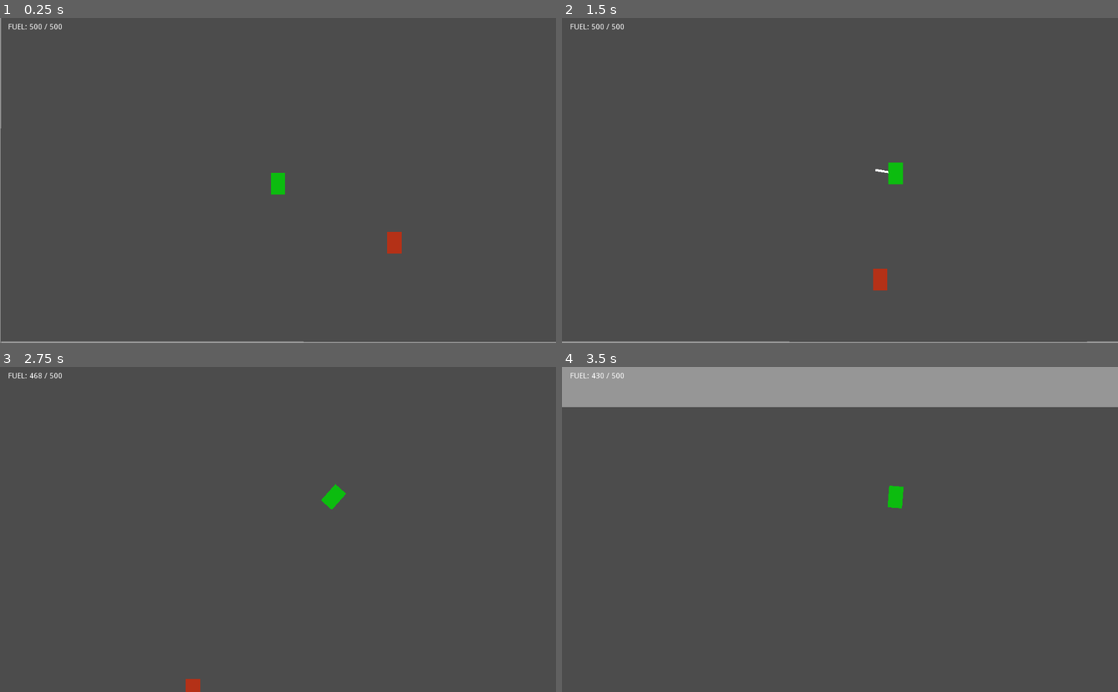
Above: before the commit, frames 1-4 (two rows, left to right).
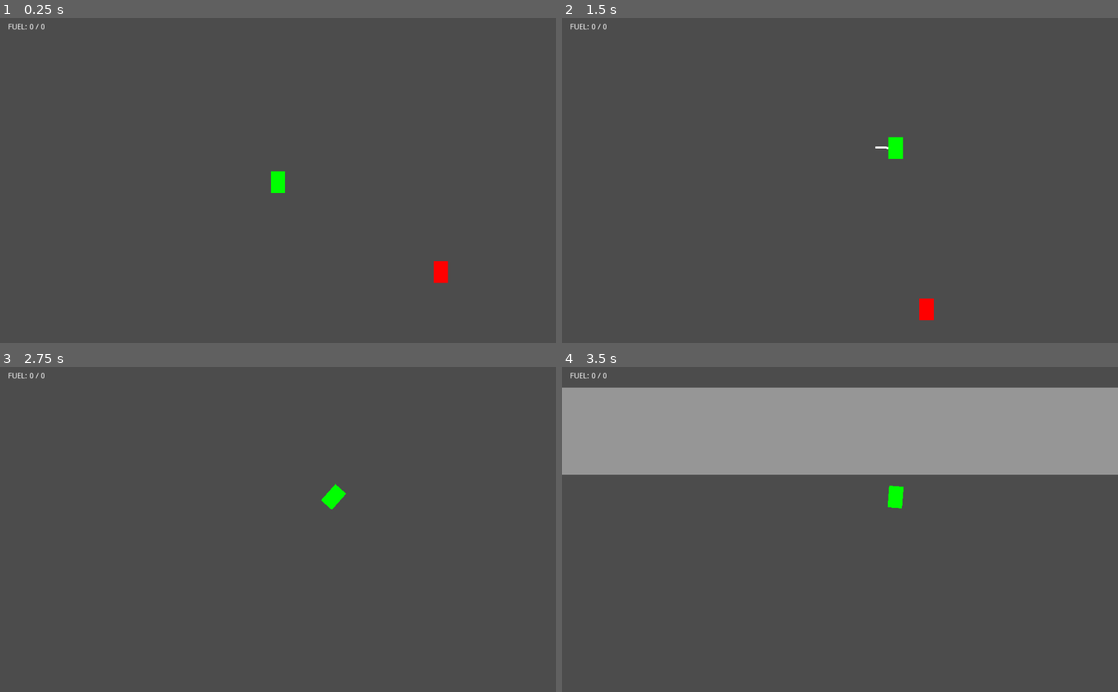
Above: after the commit, the same moments.

Repository: deengames/abu-hamid-x
Game: Godot game, scene res://prototype/Main.tscn
The game is run twice, just before and just after one commit, with the same random seed, the same clock (stepped at 60 frames per second) and the same inputs.
Inputs (mouse positions are in pixels of both pictures, inside the frame that each line leads up to):
- Up to frame 1 (0.25 s): no input
- Up to frame 2 (1.5 s): move the mouse to (962, 164) at 0.52 s; hold D (move_right) 0.53-1.28 s; click (962, 164) at 0.6 s; tap Space (jump) at 0.77 s; move the mouse to (728, 196) at 1.27 s; hold S (move_down) from 1.28 s (still down); tap Shift (boost) at 1.35 s; click (728, 196) at 1.42 s
- Up to frame 3 (2.75 s): tap Space (jump) at 1.52 s; move the mouse to (333, 458) at 2.02 s; release S (move_down) at 2.03 s; hold D (move_right) from 2.03 s (still down); tap Ctrl (toggle_jetpack) at 2.1 s; click (333, 458) at 2.17 s
- Up to frame 4 (3.5 s): move the mouse to (812, 594) at 2.77 s; release D (move_right) at 2.78 s; hold W (move_up) from 2.78 s (still down); tap E at 2.85 s; click (812, 594) at 2.92 s; tap Space (jump) at 3.02 s

The runs differ from the first frame. In frame 1, 1.2% of the frame differs, in the area x 0-100%, y 0-100%; in frame 2, 1.3%; in frame 3, 0.3%; in frame 4, 27%, in the area x 0-100%, y 0-44%.

Commit message:
Extracted character superclass

Diff:
--- /dev/null
+++ b/prototype/Character.gd
@@ -0,0 +1,5 @@
+extends RigidBody2D
+
+export (int) var max_health = 10
+
+var health = max_health
--- /dev/null
+++ b/prototype/Character.tscn
@@ -0,0 +1,47 @@
+[gd_scene load_steps=2 format=2]
+
+[ext_resource path="res://prototype/Character.gd" type="Script" id=1]
+
+[node name="Character" type="RigidBody2D"]
+
+input_pickable = false
+collision_layer = 1
+collision_mask = 1
+mode = 2
+mass = 1.0
+friction = 1.0
+bounce = 0.0
+gravity_scale = 1.0
+custom_integrator = false
+continuous_cd = 0
+contacts_reported = 0
+contact_monitor = false
+sleeping = false
+can_sleep = true
+linear_velocity = Vector2( 0, 0 )
+linear_damp = -1.0
+angular_velocity = 0.0
+angular_damp = -1.0
+script = ExtResource( 1 )
+max_health = 10
+
+[node name="Collision" type="CollisionShape2D" parent="." index="0"]
+
+[node name="ColorBox" type="ColorRect" parent="." index="1"]
+
+anchor_left = 0.0
+anchor_top = 0.0
+anchor_right = 0.0
+anchor_bottom = 0.0
+margin_left = -20.0
+margin_top = -20.0
+margin_right = 20.0
+margin_bottom = 20.0
+rect_pivot_offset = Vector2( 0, 0 )
+rect_clip_content = false
+mouse_filter = 0
+mouse_default_cursor_shape = 0
+size_flags_horizontal = 1
+size_flags_vertical = 1
+color = Color( 1, 1, 1, 1 )
+_sections_unfolded = [ "Rect" ]
--- a/prototype/Enemy.tscn
+++ b/prototype/Enemy.tscn
@@ -1,50 +1,22 @@
-[gd_scene load_steps=2 format=2]
+[gd_scene load_steps=3 format=2]
+
+[ext_resource path="res://prototype/Character.tscn" type="PackedScene" id=1]
 
 [sub_resource type="RectangleShape2D" id=1]
 
 custom_solver_bias = 0.0
 extents = Vector2( 20, 30 )
 
-[node name="Enemy" type="RigidBody2D" index="0"]
+[node name="Enemy" instance=ExtResource( 1 )]
 
-input_pickable = false
 collision_layer = 3
-collision_mask = 1
-mode = 2
-mass = 1.0
-friction = 1.0
-bounce = 0.0
-gravity_scale = 1.0
-custom_integrator = false
-continuous_cd = 0
-contacts_reported = 0
-contact_monitor = false
-sleeping = false
-can_sleep = true
-linear_velocity = Vector2( 0, 0 )
-linear_damp = -1.0
-angular_velocity = 0.0
-angular_damp = -1.0
-_sections_unfolded = [ "Collision" ]
 
-[node name="CollisionShape2D" type="CollisionShape2D" parent="." index="0"]
+[node name="Collision" parent="." index="0"]
 
 shape = SubResource( 1 )
 
-[node name="ColorRect" type="ColorRect" parent="." index="1"]
+[node name="ColorBox" parent="." index="1"]
 
-anchor_left = 0.0
-anchor_top = 0.0
-anchor_right = 0.0
-anchor_bottom = 0.0
-margin_left = -20.0
 margin_top = -30.0
-margin_right = 20.0
 margin_bottom = 30.0
-rect_pivot_offset = Vector2( 0, 0 )
-rect_clip_content = false
-mouse_filter = 0
-mouse_default_cursor_shape = 0
-size_flags_horizontal = 1
-size_flags_vertical = 1
-color = Color( 0.707031, 0.194494, 0.0939026, 1 )
+color = Color( 1, 0, 0, 1 )
--- a/prototype/Main.tscn
+++ b/prototype/Main.tscn
@@ -12,6 +12,7 @@
 
 [node name="Walls" type="Node2D" parent="." index="0"]
 
+editor/display_folded = true
 rotation = 1.5708
 _sections_unfolded = [ "Transform" ]
 
@@ -84,15 +85,14 @@
 
 [node name="Player" parent="." index="1" instance=ExtResource( 3 )]
 
-position = Vector2( 510.481, 301.267 )
+position = Vector2( 520, 240 )
 
 [node name="Enemy" parent="." index="2" instance=ExtResource( 4 )]
 
-position = Vector2( 832.523, 471.626 )
+position = Vector2( 970, 490 )
 
 [node name="CanvasLayer" type="CanvasLayer" parent="." index="3"]
 
-editor/display_folded = true
 layer = 1
 offset = Vector2( 0, 0 )
 rotation = 0.0
@@ -107,7 +107,7 @@
 anchor_bottom = 0.0
 margin_left = 15.0
 margin_top = 10.0
-margin_right = 40.0
+margin_right = 83.0
 margin_bottom = 24.0
 rect_pivot_offset = Vector2( 0, 0 )
 rect_clip_content = false
@@ -121,5 +121,3 @@
 max_lines_visible = -1
 script = ExtResource( 5 )
 _sections_unfolded = [ "Margin" ]
-
-[connection signal="fuel_change" from="Player" to="CanvasLayer/FuelLabel" method="_on_Player_fuel_change"]
--- a/prototype/MouseGripPoint.tscn
+++ /dev/null
@@ -1,21 +0,0 @@
-[gd_scene format=2]
-
-[node name="MouseGripPoint" type="Node2D"]
-
-[node name="ColorRect" type="ColorRect" parent="." index="0"]
-
-anchor_left = 0.0
-anchor_top = 0.0
-anchor_right = 0.0
-anchor_bottom = 0.0
-margin_left = -5.0
-margin_top = -5.0
-margin_right = 5.0
-margin_bottom = 5.0
-rect_pivot_offset = Vector2( 0, 0 )
-rect_clip_content = false
-mouse_filter = 0
-mouse_default_cursor_shape = 0
-size_flags_horizontal = 1
-size_flags_vertical = 1
-color = Color( 0.617188, 0, 1, 0.353608 )
--- a/prototype/Player.gd
+++ b/prototype/Player.gd
@@ -1,4 +1,4 @@
-extends RigidBody2D
+extends "Character.gd"
 
 export (int) var max_movement_speed = 800
 export (int) var acceleration = 2000
--- a/prototype/Player.tscn
+++ b/prototype/Player.tscn
@@ -1,34 +1,16 @@
-[gd_scene load_steps=3 format=2]
+[gd_scene load_steps=4 format=2]
 
-[ext_resource path="res://prototype/Player.gd" type="Script" id=1]
+[ext_resource path="res://prototype/Character.tscn" type="PackedScene" id=1]
+[ext_resource path="res://prototype/Player.gd" type="Script" id=2]
 
 [sub_resource type="RectangleShape2D" id=1]
 
 custom_solver_bias = 0.0
 extents = Vector2( 20, 30 )
 
-[node name="Player" type="RigidBody2D"]
+[node name="Player" instance=ExtResource( 1 )]
 
-input_pickable = false
-collision_layer = 1
-collision_mask = 1
-mode = 2
-mass = 1.0
-friction = 1.0
-bounce = 0.0
-gravity_scale = 2.0
-custom_integrator = false
-continuous_cd = 0
-contacts_reported = 200
-contact_monitor = false
-sleeping = false
-can_sleep = true
-linear_velocity = Vector2( 0, 0 )
-linear_damp = -1.0
-angular_velocity = 0.0
-angular_damp = -1.0
-script = ExtResource( 1 )
-_sections_unfolded = [ "Transform" ]
+script = ExtResource( 2 )
 max_movement_speed = 800
 acceleration = 2000
 float_down_speed = 50
@@ -37,27 +19,15 @@
 jetpack_consumption_rate = 25
 jetpack_recharge_rate = 200
 
-[node name="Collision" type="CollisionShape2D" parent="." index="0"]
+[node name="Collision" parent="." index="0"]
 
 shape = SubResource( 1 )
 
-[node name="FakeSprite" type="ColorRect" parent="." index="1"]
+[node name="ColorBox" parent="." index="1"]
 
-anchor_left = 0.0
-anchor_top = 0.0
-anchor_right = 0.0
-anchor_bottom = 0.0
-margin_left = -20.0
 margin_top = -30.0
-margin_right = 20.0
 margin_bottom = 30.0
-rect_pivot_offset = Vector2( 0, 0 )
-rect_clip_content = false
-mouse_filter = 0
-mouse_default_cursor_shape = 0
-size_flags_horizontal = 1
-size_flags_vertical = 1
-color = Color( 0.0490265, 0.738281, 0.0597961, 1 )
+color = Color( 0, 1, 0, 1 )
 
 [node name="Camera" type="Camera2D" parent="." index="2"]
 
@@ -83,7 +53,3 @@
 editor_draw_screen = true
 editor_draw_limits = false
 editor_draw_drag_margin = false
-
-[connection signal="body_entered" from="." to="." method="_on_Player_body_entered"]
-
-[connection signal="body_exited" from="." to="." method="_on_Player_body_exited"]
